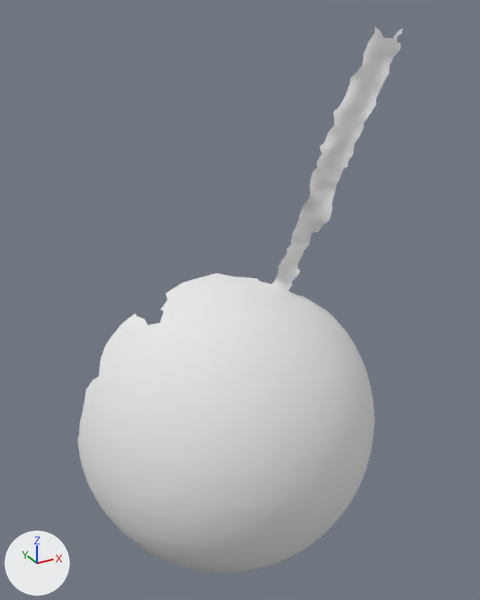
One commit to the OBJ model res/pendulum_horizontal/Pendulum_horizontal.000117.obj: the scene before it, then after it.
Rendered twice from a 50 mm camera at (-379.0, -136.0, 413.0) aimed at (-123.0, 330.0, 180.0). The axes (+X, +Y, +Z) are drawn at lower left. The lights are the same throughout. Where no turn or scale is listed for an object, it has been applied to the vertices.

The first picture shows 'Pendulum_horizontal.000117'.
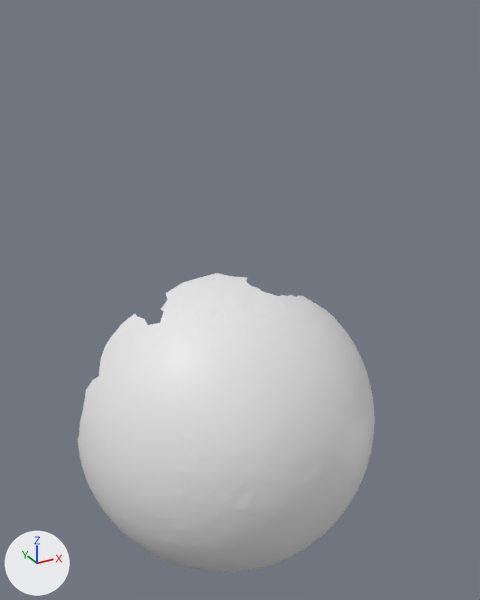
Where the change shows, as pixel boxes [x1, y1, x2, y2] in the pictures (480 x 600 px):
'Pendulum_horizontal.000117', reshaped (9% narrower, 45% shorter): before [78, 28, 403, 573]; after [78, 273, 375, 573]
part 1 of me_pendulum_horizontal_000117, deleted: before [246, 28, 403, 297]

Diff of the bpy script that builds the scene:
```diff
--- a/res/pendulum_horizontal/Pendulum_horizontal.000117.obj.py
+++ b/res/pendulum_horizontal/Pendulum_horizontal.000117.obj.py
@@ me_pendulum_horizontal_000117 @@
 # used by ob_pendulum_horizontal_000117; location = (0.0, 0.0, 0.0)
-me_pendulum_horizontal_000117.from_pydata(...)  # 5347 vertices, 10531 faces; spans x -264.0..15.0, y 226.0..401.0, z -108.0..400.0
-me_pendulum_horizontal_000117.materials.append(mat_pendulum_horizontal_000117)  # white #e7e7e7
+me_pendulum_horizontal_000117.from_pydata(...)  # 4963 vertices, 9838 faces; spans x -264.0..15.0, y 226.0..401.0, z -108.0..182.0
+# me_pendulum_horizontal_000117 part 1: 384 vertices removed from x -92.0..3.0, y 294.0..367.0, z 170.0..400.0
```
